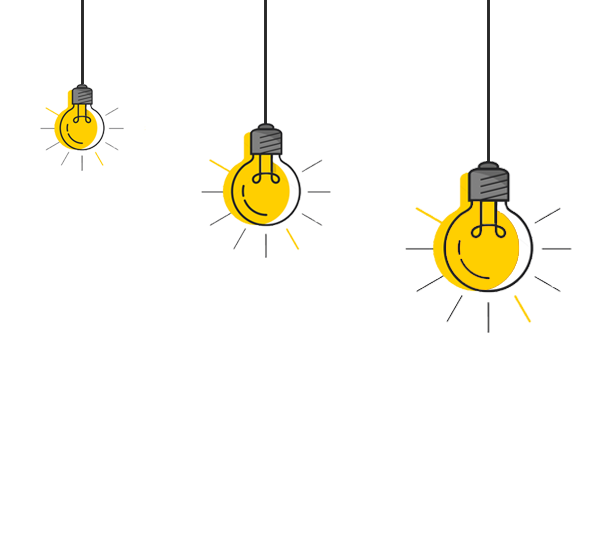
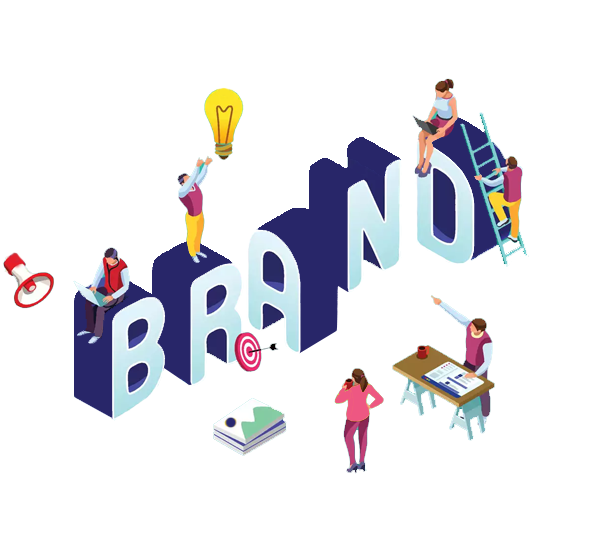
The second 600 x 555 image is a revision of the first. Changes to its layers:
added layer "Color Fill 1" above "Color Fill 2" over [162, 330, 337, 386]
added layer "Color Fill 2" above "Layer 3" over [337, 286, 358, 330]
renamed "Layer 6 copy" to "Layer 3", painted on it over [3, 78, 529, 474]
removed layer "Layer 7 copy" over [81, 0, 84, 84]
removed layer "Layer 6 copy 2" over [201, 123, 363, 258]
removed layer "Layer 7 copy 2" over [264, 0, 267, 128]
removed layer "Layer 6" over [405, 161, 572, 333]
removed layer "Layer 7" over [487, 0, 490, 165]